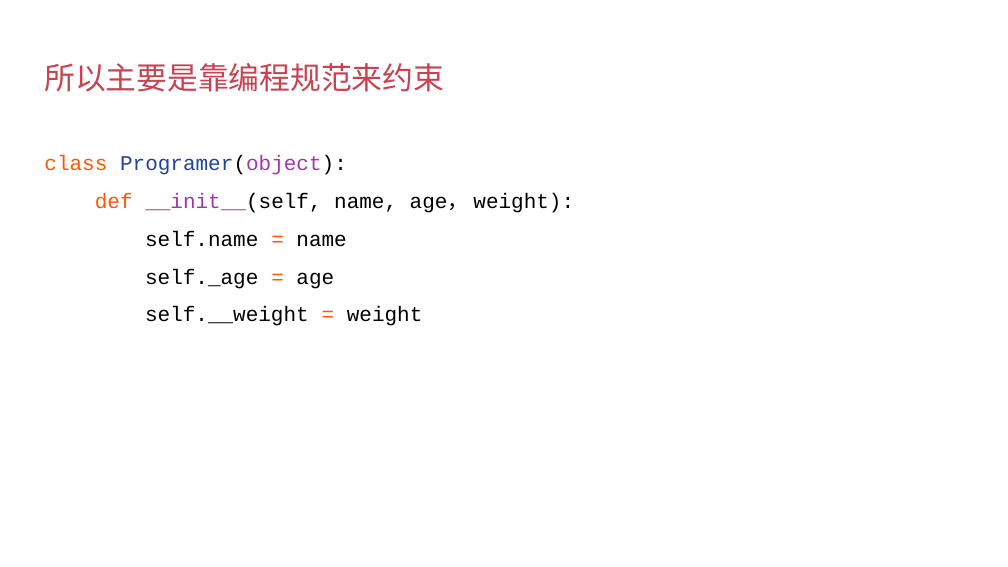
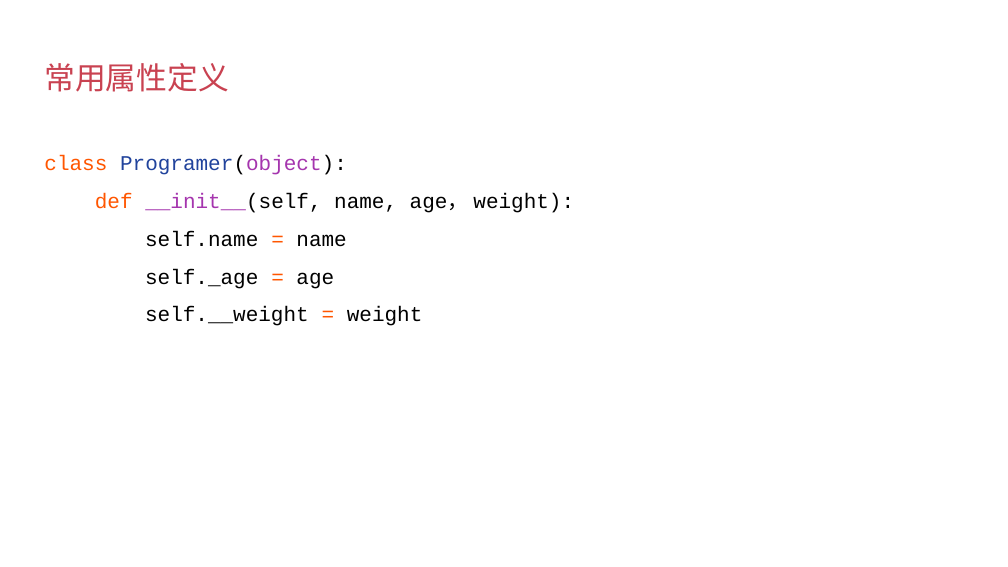
Before and after one commit to albert-feng/Python_OOP, a slide deck: slide 5 of ppt/3.2-定义类的属性.pptx. Drawn at 1008x567 pixels with LibreOffice and Linux fonts; fonts in the diff are those of the drawing. Boxes give left, top, right and bottom in pixels: in the first picture for what was removed or moved away, otherwise in the second. Text is boxed around its words. In the diff, an @@ line names an element or a change of style, - is before the commit and + after.

```diff
--- a/ppt/3.2-定义类的属性.pptx
+++ b/ppt/3.2-定义类的属性.pptx
@@ title at (44, 63, 228, 92): text changed @@
-所以主要是靠编程规范来约束
+常用属性定义
```
Also in this commit, not shown: 1 other slide changed, 6 other files.
